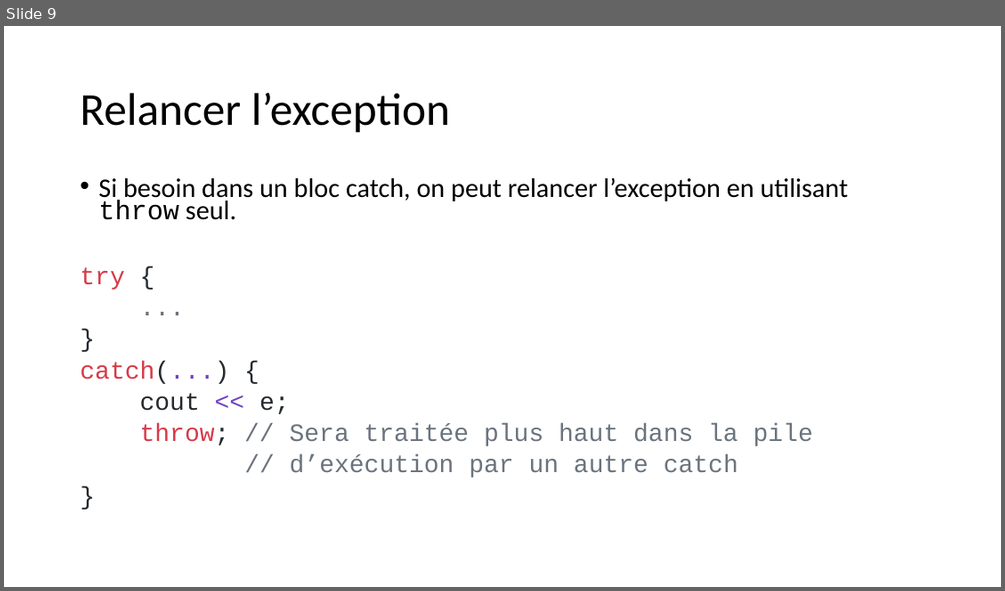
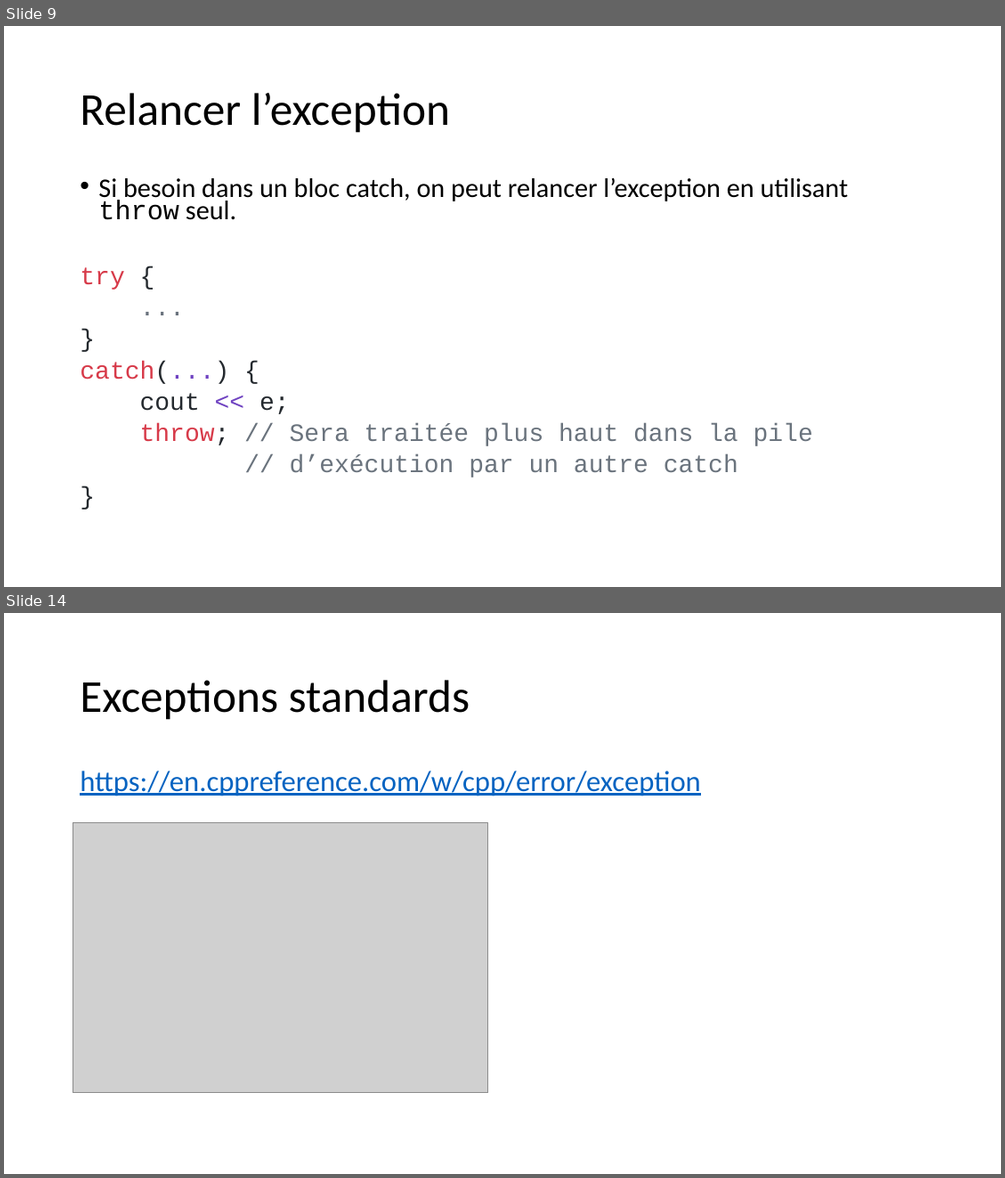
Before and after one commit to beerserker/BTS2, a slide deck: 02_CPP/03_Exceptions/bts2_exceptions.pptx. Shown one above the other, each under a label of ours: slide 9 before the commit, slides 9 and 14 after it; the slides between them are not shown. The pictures are 1005x591 and 1005x1178 pixels, drawn with LibreOffice and Linux fonts; fonts in the diff are those of the drawing; grey boxes stand for pictures. Boxes give left, top, right and bottom in pixels: in the first picture for what was removed or moved away, otherwise in the second. Text is boxed around its words. In the diff, an @@ line names an element or a change of style, - is before the commit and + after.

Commit message:
exceptions v2

```diff
--- a/02_CPP/03_Exceptions/bts2_exceptions.pptx
+++ b/02_CPP/03_Exceptions/bts2_exceptions.pptx
@@ slide 14 added at box(4, 613, 1001, 1174), background #FFFFFF @@
@@ title added at box(80, 680, 469, 720), 44 pt, text #000000 @@
+Exceptions standards
@@ text added at box(80, 771, 700, 796), 28 pt, text #0563C1, underline @@
+https://en.cppreference.com/w/cpp/error/exception
@@ picture added at box(73, 823, 488, 1093) @@
```
Also in this commit, not shown: 4 other slides added, 1 other file.
